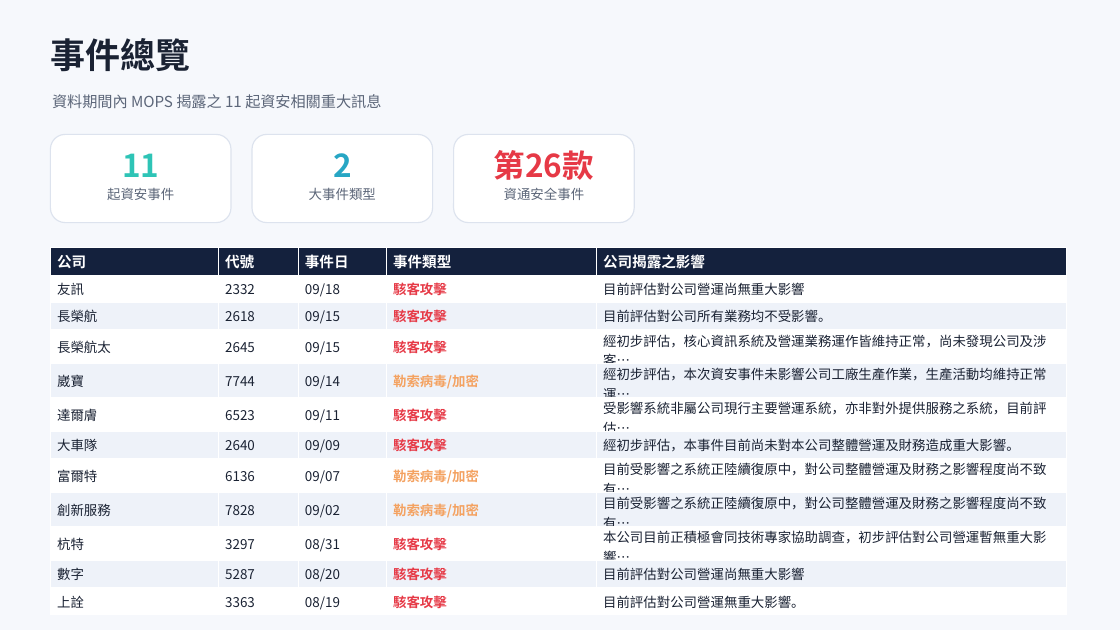
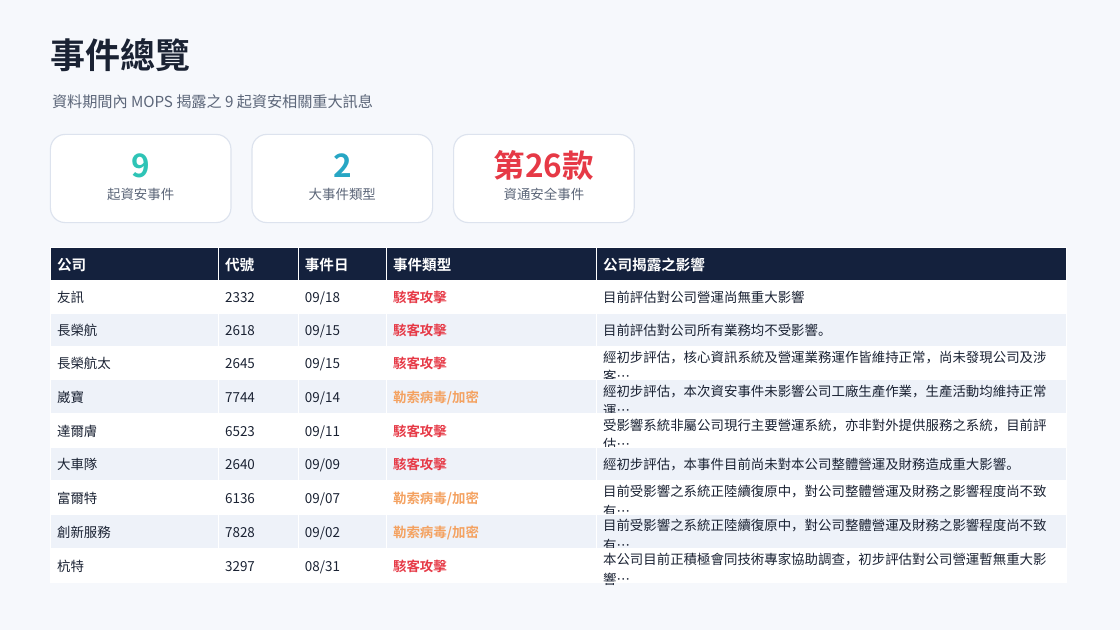
Before and after one commit to Johnnylin77/mops-isec-monitor, a slide deck: slide 2 of 資安事件因應分析.pptx. Drawn at 1120x630 pixels with LibreOffice and Linux fonts; fonts in the diff are those of the drawing. Boxes give left, top, right and bottom in pixels: in the first picture for what was removed or moved away, otherwise in the second. Text is boxed around its words. In the diff, an @@ line names an element or a change of style, - is before the commit and + after.

Commit message:
MOPS report: 2026-09-23

```diff
--- a/資安事件因應分析.pptx
+++ b/資安事件因應分析.pptx
@@ text at bbox=[52, 94, 373, 108]: text changed @@
-資料期間內 MOPS 揭露之 11 起資安相關重大訊息
+資料期間內 MOPS 揭露之 9 起資安相關重大訊息
@@ text at bbox=[131, 153, 150, 178]: text changed @@
-11
+9
@@ table at bbox=[50, 248, 1067, 589] @@
-row 11: 數字 | 5287 | 08/20 | 駭客攻擊 | 目前評估對公司營運尚無重大影響
-row 12: 上詮 | 3363 | 08/19 | 駭客攻擊 | 目前評估對公司營運無重大影響。
```
Also in this commit, not shown: 4 other slides changed, 2 other files.
